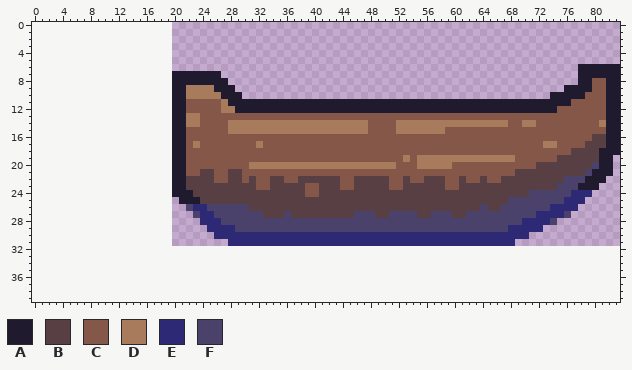
Sprite sheet -- res/img/boat.png. The picture above is the old version.
The file is 64x32 pixels. The old version is drawn lined up with the new one, on the new canvas.
Palette (. is transparent): A #1f1a2e  B #573f44  C #855749  D #a77b5b  E #2d2975  F #4a426b
Pixels before (only the part around the change), first column x 0:
 0 .......................................
 1 .......................................
 2 .......................................
 3 .......................................
 4 .......................................
 5 .......................................
 6 .......................................
 7 ....................AAAAAAA............
 8 ....................AAAAAAAA...........
 9 ....................AADDDDAAA..........
10 ....................AADDDDDAAA.........
11 ....................AACCCCCDAAAAAAAAAAA
12 ....................AACCCCCDDAAAAAAAAAA
13 ....................AADDCCCCCCCCCCCCCCC
14 ....................AADDCCCCDDDDDDDDDDD
15 ....................AACCCCCCDDDDDDDDDDD
16 ....................AACCCCCCCCCCCCCCCCC
17 ....................AACDCCCCCCCCDCCCCCC
18 ....................AACCCCCCCCCCCCCCCCC
19 ....................AACCCCCCCCCCCCCCCCC
20 ....................AACCCCCCCCCDDDDDDDD
21 ....................AACCBBCCBBCCCCCCCCC
22 ....................AABBBBCCBBCBCCBBCCB
23 ....................AABBBBBBBBBBCCBBBBB
24 ....................AAABBBBBBBBBBBBBBBB
25 .....................AAABBBBBBBBBBBBBBB
26 ......................FEEFFFFFFBBBBBBBB
27 .......................FEEFFFFFFFBBBFBB
28 ........................EEEFFFFFFFFFFFF
29 .........................EEEEFFFFFFFFFF
30 ..........................EEEEEEEEEEEEE
31 ............................EEEEEEEEEEE
32 .......................................
33 .......................................
34 .......................................
35 .......................................
36 .......................................
37 .......................................
38 .......................................
39 .......................................
Now the later version:
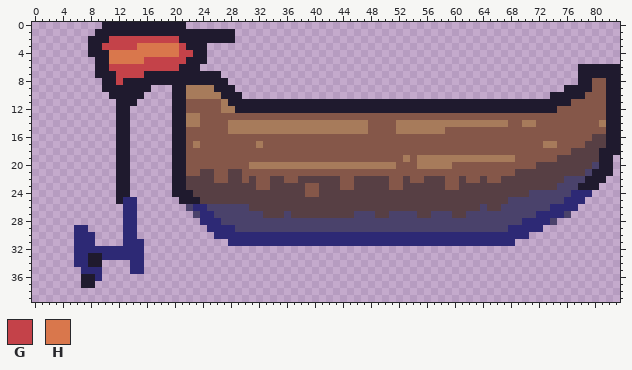
Colours new in this view: G #c44249  H #d9774c
Edits made:
canvas 64x32 -> 84x40, the old top-left corner now at 20,0
Colour A is added in row 0 at x 10 to 21; in row 1 at x 9 to 28; in row 2 at x 8 to 10 and 21 to 28; in row 3 at x 8 to 9 and 22 to 24; in row 4 at x 8 to 10 and 23 to 24; in row 5 at x 9 to 10 and 22 to 24.
Colour A is added in row 6 at x 9 to 10 and 21 to 23; in row 7 at x 9 to 11 and 16 to 19; in row 8 at x 10 to 11 and 13 to 19; in row 9 at x 10 to 16; in row 10 at x 11 to 15; in row 11 at x 12 to 14.
Colour A is added in rows 12 to 24 at x 12 to 13; in row 25 at x 12; in rows 33 to 34 at x 8 to 9; in rows 36 to 37 at x 7 to 8.
Colour E is added in rows 25 to 28 at x 13 to 14; in row 29 at x 6 to 7 and 13 to 14; in row 30 at x 6 to 8 and 13 to 14; in row 31 at x 6 to 8 and 13 to 15; in row 32 at x 6 to 15; in row 33 at x 6 to 7 and 10 to 15.
Colour E is added in row 34 at x 6 to 7 and 14 to 15; in row 35 at x 7 to 9 and 14 to 15; in row 36 at x 9.
Colour G is added in row 2 at x 11 to 20; in row 3 at x 10 to 14 and 21; in row 4 at x 21 to 22; in row 5 at x 16 to 21; in row 6 at x 11 to 20; in row 7 at x 12 to 15.
Colour G is added in row 8 at x 12.
Colour H is added in row 3 at x 15 to 20; in row 4 at x 11 to 20; in row 5 at x 11 to 15.
Changed places in both pictures, as pixel boxes (x1, y1, x2, y2):
added: (74, 22, 235, 288)
